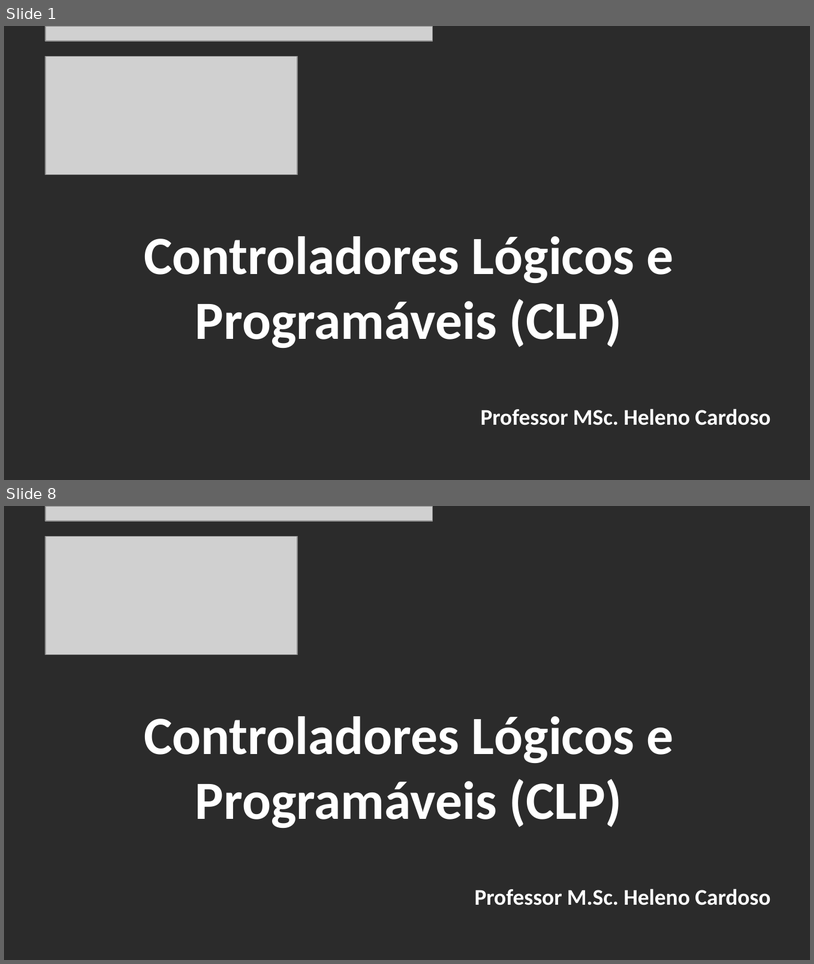
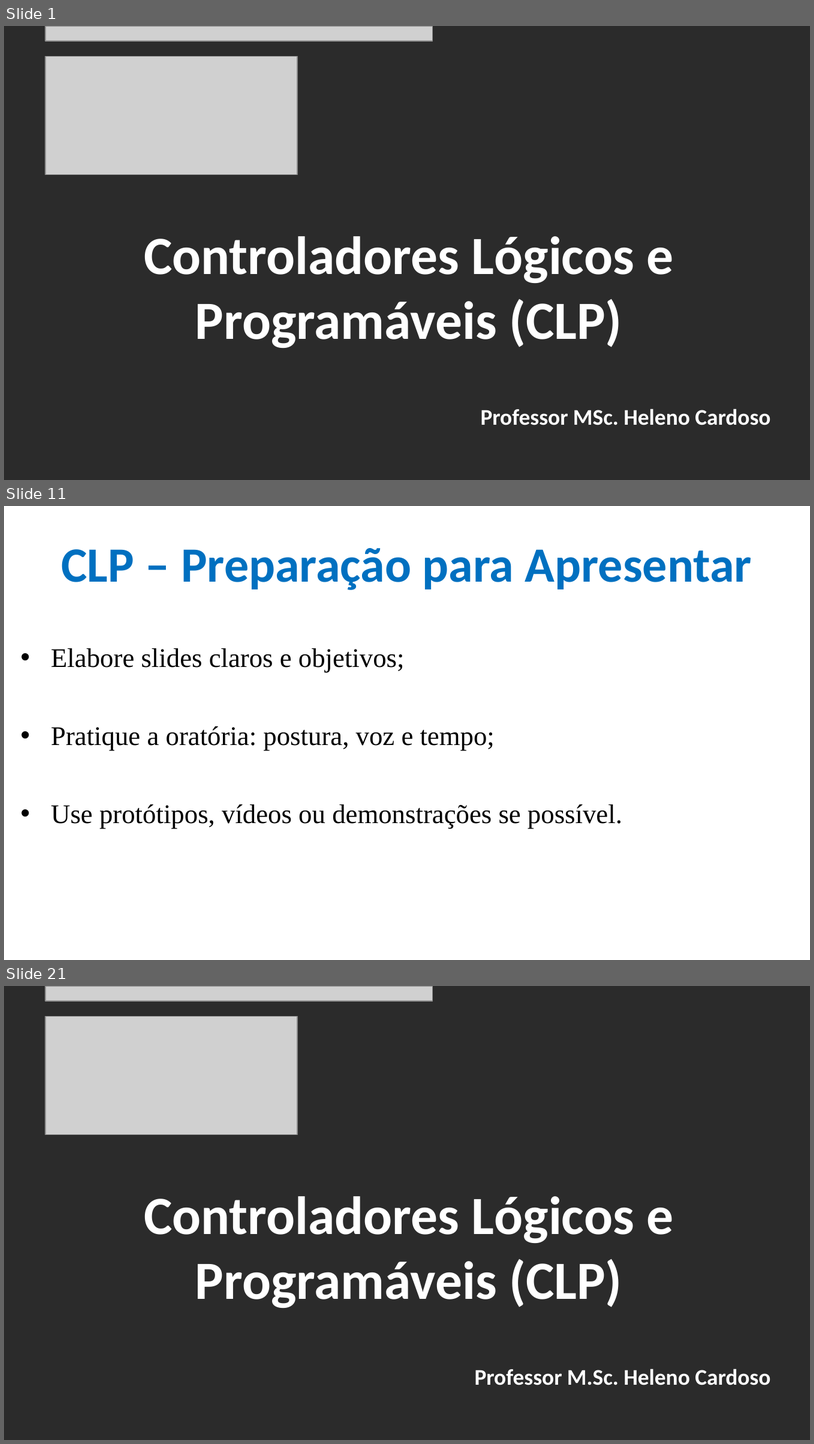
Before and after one commit to CloudEducationBrazil/WydenUniRuyControladoresLogicosProgCLP, a slide deck: 01 Classes/Aula10 - CLP - Recomendações Projetos Supervisórios.pptx. Shown one above the other, each under a label of ours: slides 1 and 8 before the commit, slides 1, 11 and 21 after it; the slides between them are not shown. The pictures are 814x964 and 814x1444 pixels, drawn with LibreOffice and Linux fonts; fonts in the diff are those of the drawing; grey boxes stand for pictures; background and template pictures are left out; a plain dark background stands for a picture behind light text. Boxes give left, top, right and bottom in pixels: in the first picture for what was removed or moved away, otherwise in the second. Text is boxed around its words. In the diff, an @@ line names an element or a change of style, - is before the commit and + after.

```diff
--- a/01 Classes/Aula10 - CLP - Recomendações Projetos Supervisórios.pptx
+++ b/01 Classes/Aula10 - CLP - Recomendações Projetos Supervisórios.pptx
@@ slide 11 added at [4,506,810,960], background picture (left out) @@
@@ title added at [61,548,752,590], 44 pt, text #0070C0, bold @@
+CLP – Preparação para Apresentar
@@ text added at [51,648,623,829], 24 pt, text #000000 @@
+• Elabore slides claros e objetivos;
+• Pratique a oratória: postura, voz e tempo;
+• Use protótipos, vídeos ou demonstrações se possível.
@@ what was slide 8 is now slide 21 @@
```
Also in this commit, not shown: 6 slides changed, 12 other slides added, 1 other file.
